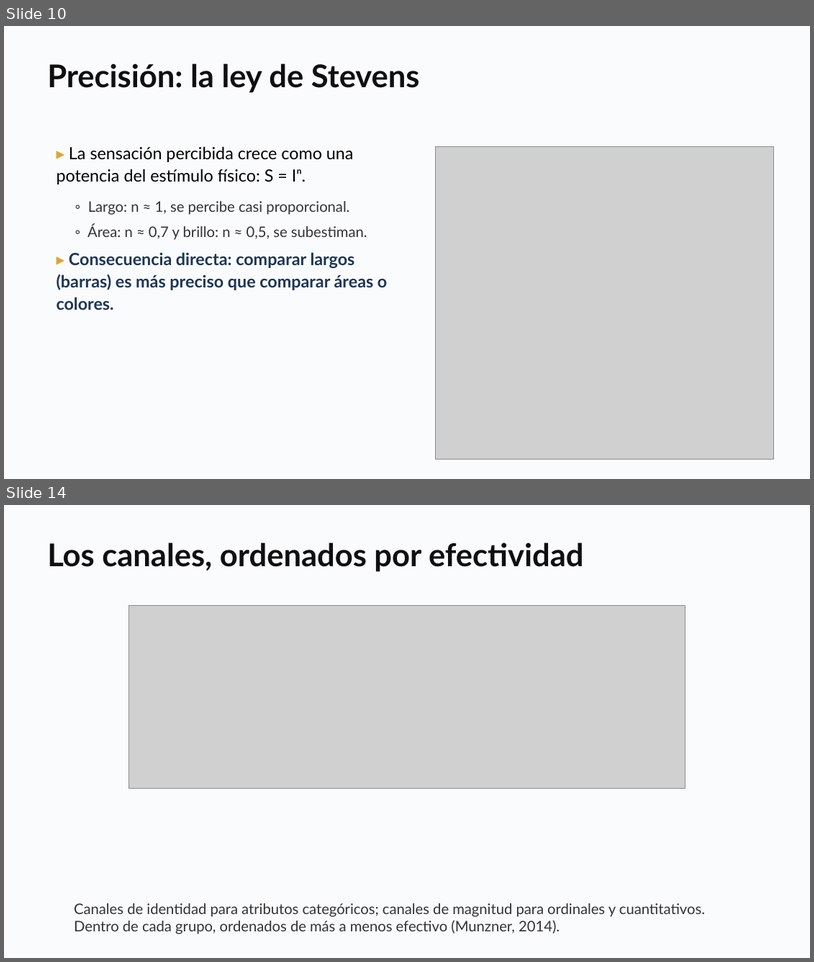
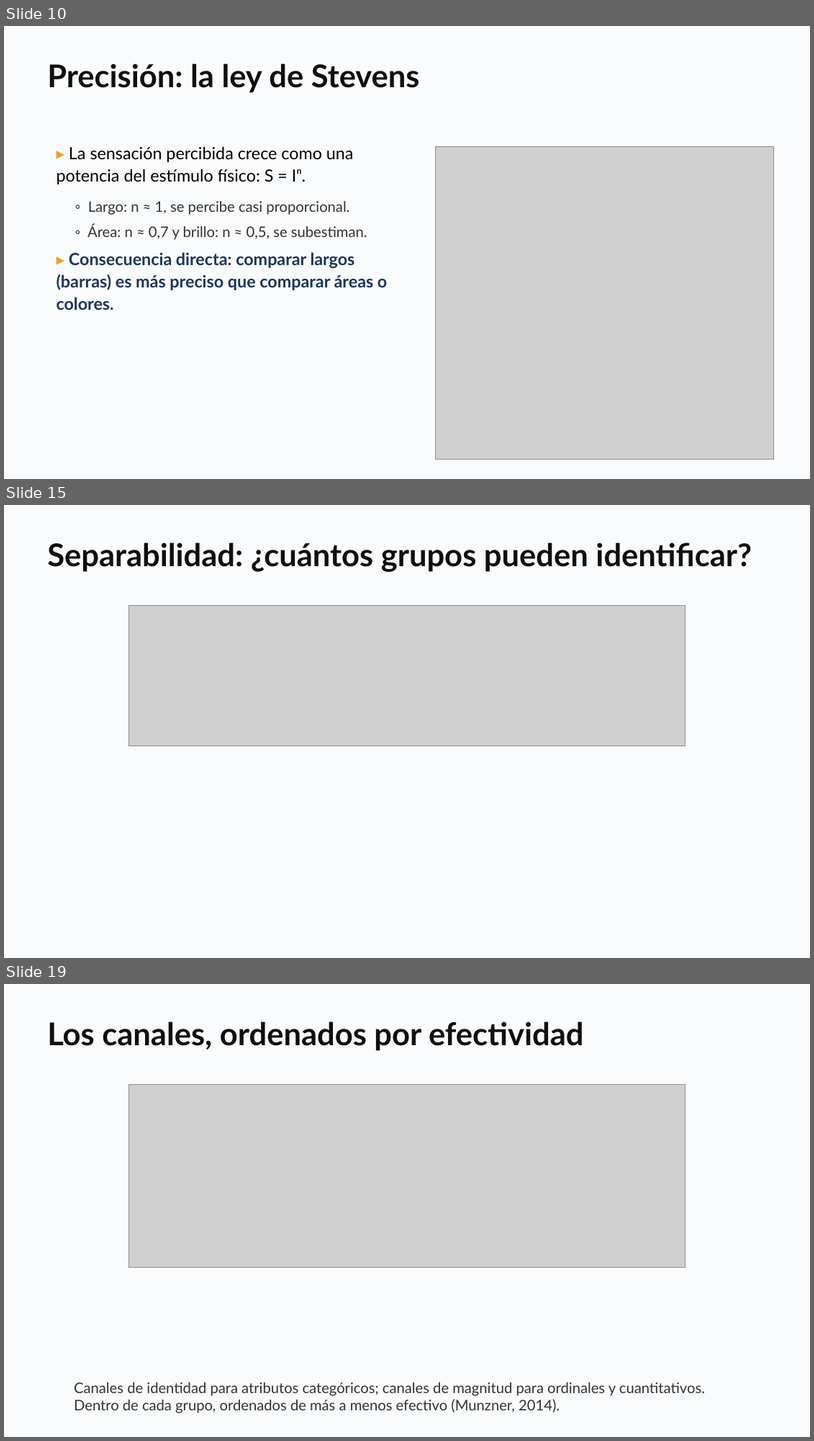
Before and after one commit to daniopitz/cienciadatos, a slide deck: presentaciones/clase03_visualizacion_eda.pptx. Shown one above the other, each under a label of ours: slides 10 and 14 before the commit, slides 10, 15 and 19 after it; the slides between them are not shown. The pictures are 814x962 and 814x1441 pixels, drawn with LibreOffice and Linux fonts; fonts in the diff are those of the drawing; grey boxes stand for pictures. Boxes give left, top, right and bottom in pixels: in the first picture for what was removed or moved away, otherwise in the second. Text is boxed around its words. In the diff, an @@ line names an element or a change of style, - is before the commit and + after.

```diff
--- a/presentaciones/clase03_visualizacion_eda.pptx
+++ b/presentaciones/clase03_visualizacion_eda.pptx
@@ slide 15 added at [4,505,810,958], background #FFFFFF @@
@@ rectangle added at [4,505,810,958], fill #FAFBFC @@
@@ text added at [47,542,752,572], 28 pt, text #0F0F0F, bold @@
+Separabilidad: ¿cuántos grupos pueden identificar?
@@ picture added at [129,606,685,746] @@
@@ what was slide 14 is now slide 19 @@
```
Also in this commit, not shown: 3 slides changed, 4 other slides added, 1 other file.
